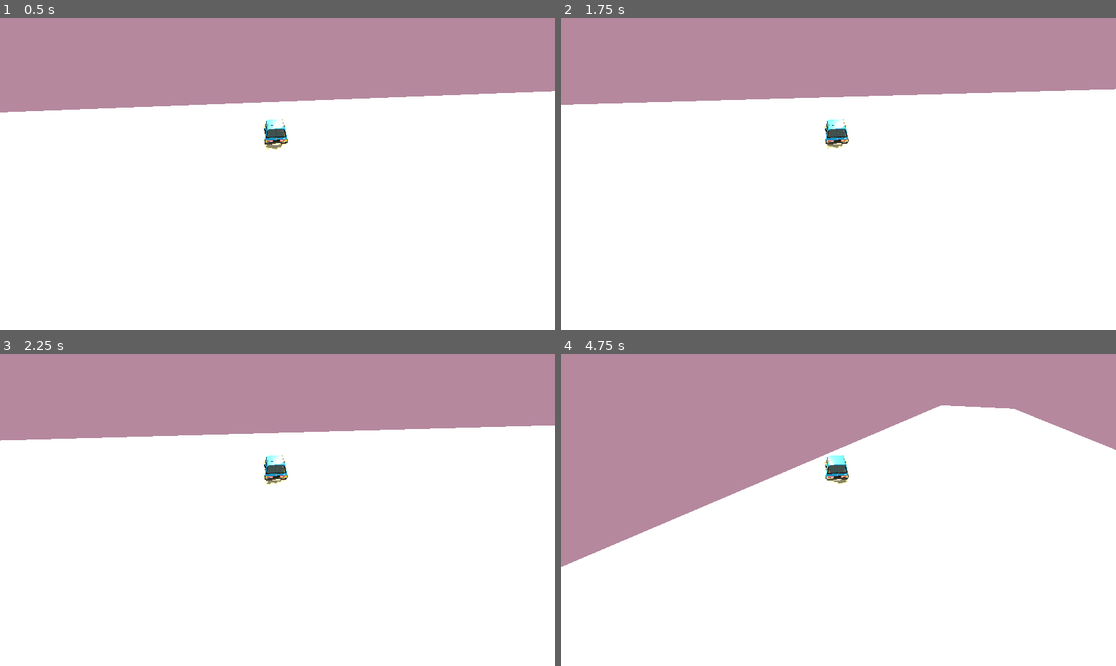
Above: before the commit, frames 1-4 (two rows, left to right).
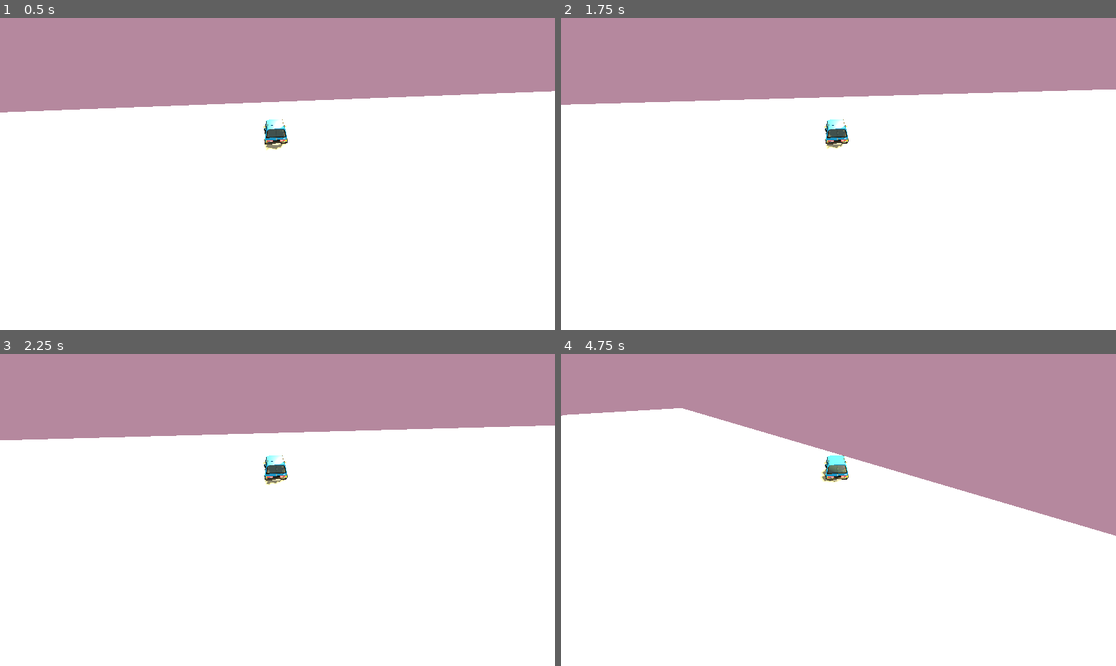
Above: after the commit, the same moments.

Repository: pstaykov/CarInTheEQ
Game: Godot game, scene res://main.tscn
The game is run twice, just before and just after one commit, with the same random seed, the same clock (stepped at 60 frames per second) and the same inputs.
Inputs:
- Up to frame 1 (0.5 s): no input
- Up to frame 2 (1.75 s): hold D (turn_right) 0.53-1.28 s; tap Enter at 1.25 s; hold S (brake) from 1.28 s (still down)
- Up to frame 3 (2.25 s): release S (brake) at 2.03 s; hold D (turn_right) from 2.03 s (still down)
- Up to frame 4 (4.75 s): tap Space at 2.75 s; release D (turn_right) at 2.78 s; hold W (accelerate) 2.78-3.53 s; hold A (turn_left) from 3.53 s (still down)

Frame 1 is identical in both runs. In frame 2, less than 0.1% of the frame differs, in the area x 1-100%, y 22-42%; in frame 3, less than 0.1%; in frame 4, 26%, in the area x 0-100%, y 16-69%.

Commit message:
fix steering
was turning left when turning right

Diff:
--- a/main.tscn
+++ b/main.tscn
@@ -42,6 +42,7 @@
 shape = SubResource("BoxShape3D_0xm2m")
 
 [node name="VehicleBody3D" type="VehicleBody3D" parent="."]
+transform = Transform3D(1, 0, 0, 0, 1, 0, 0, 0, 1, 0, 0.660243, 0)
 script = ExtResource("1_ig7tw")
 
 [node name="CollisionShape3D" type="CollisionShape3D" parent="VehicleBody3D"]
--- a/vehicle_body_3d.gd
+++ b/vehicle_body_3d.gd
@@ -22,6 +22,6 @@
 	brake = braking
 
 	# steering
-	var steer_dir := Input.get_action_strength("turn_right") - Input.get_action_strength("turn_left")
+	var steer_dir := Input.get_action_strength("turn_left") - Input.get_action_strength("turn_right")
 	_steer_target = steer_dir * max_steer
 	steering = lerp(steering, _steer_target, steer_speed * delta)
